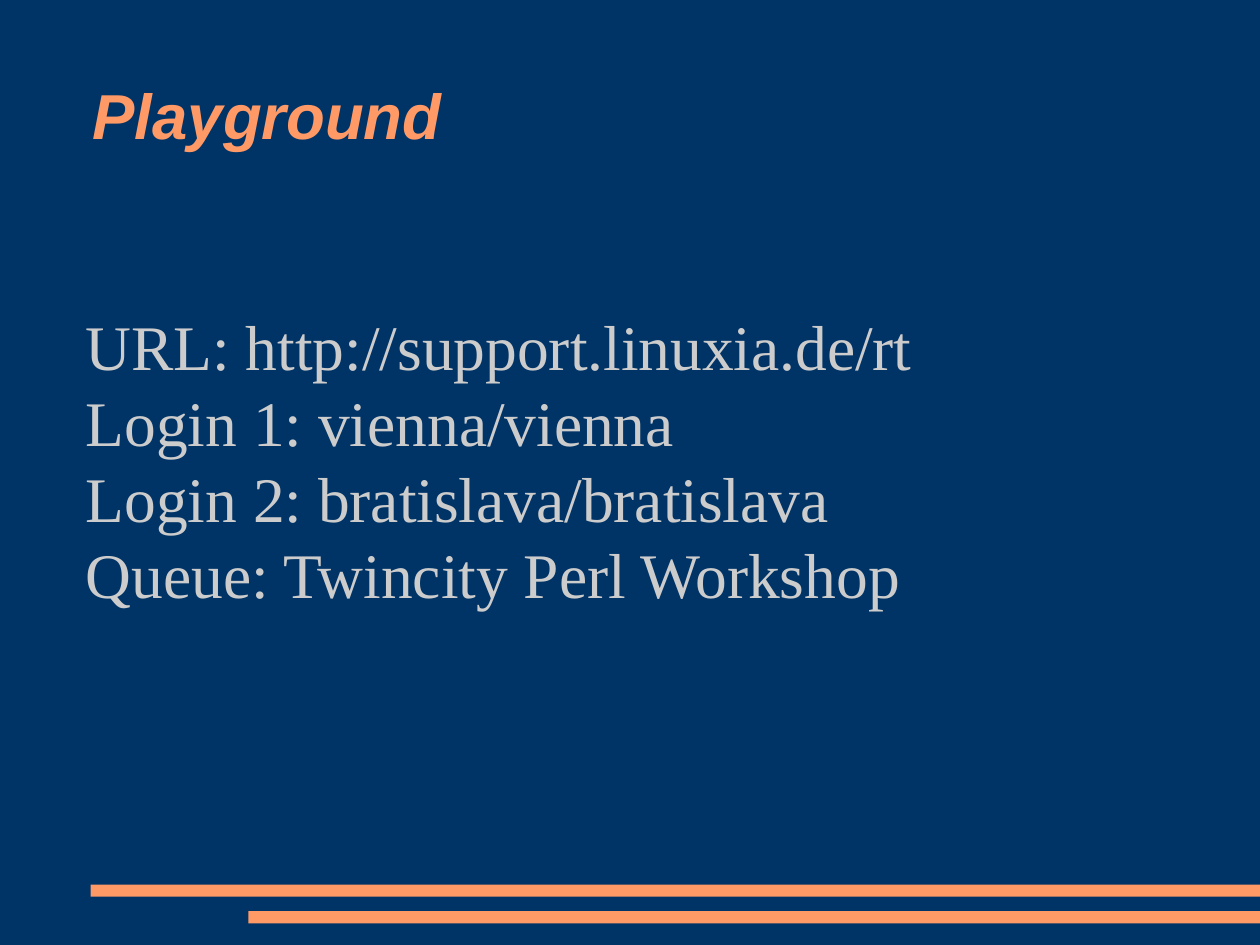
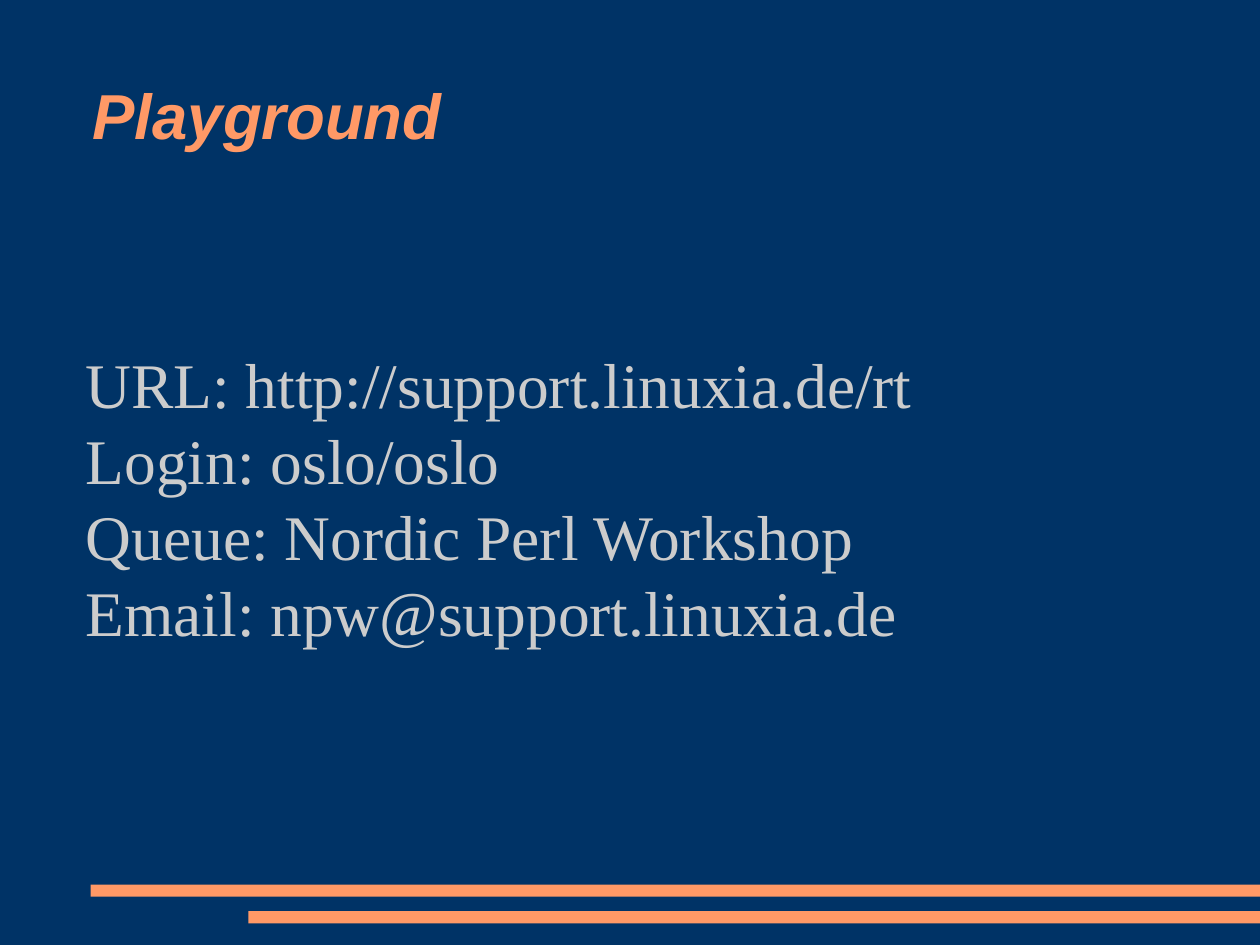
Before and after one commit to racke/Presentations, a slide deck: slide 3 of npw2009/rt38.odp. Drawn at 1260x945 pixels with LibreOffice and Linux fonts; fonts in the diff are those of the drawing. Boxes give left, top, right and bottom in pixels: in the first picture for what was removed or moved away, otherwise in the second. Text is boxed around its words. In the diff, an @@ line names an element or a change of style, - is before the commit and + after.

```diff
--- a/npw2009/rt38.odp
+++ b/npw2009/rt38.odp
@@ subtitle at <box>86,440,896,648</box>: text changed @@
-Login 1: vienna/vienna
-Login 2: bratislava/bratislava
-Queue: Twincity Perl Workshop
+Login: oslo/oslo
+Queue: Nordic Perl Workshop
+Email: npw@support.linuxia.de
```
Also in this commit, not shown: 5 other slides changed, 3 slides added, 1 slide removed, 2 other files.
